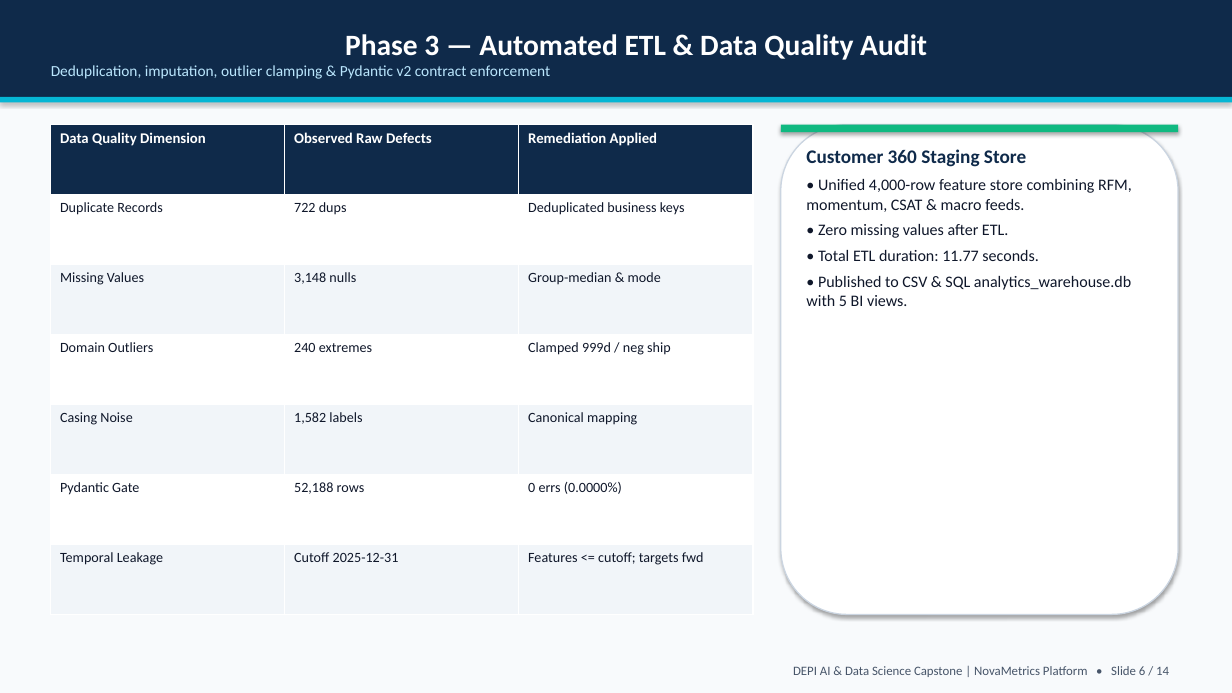
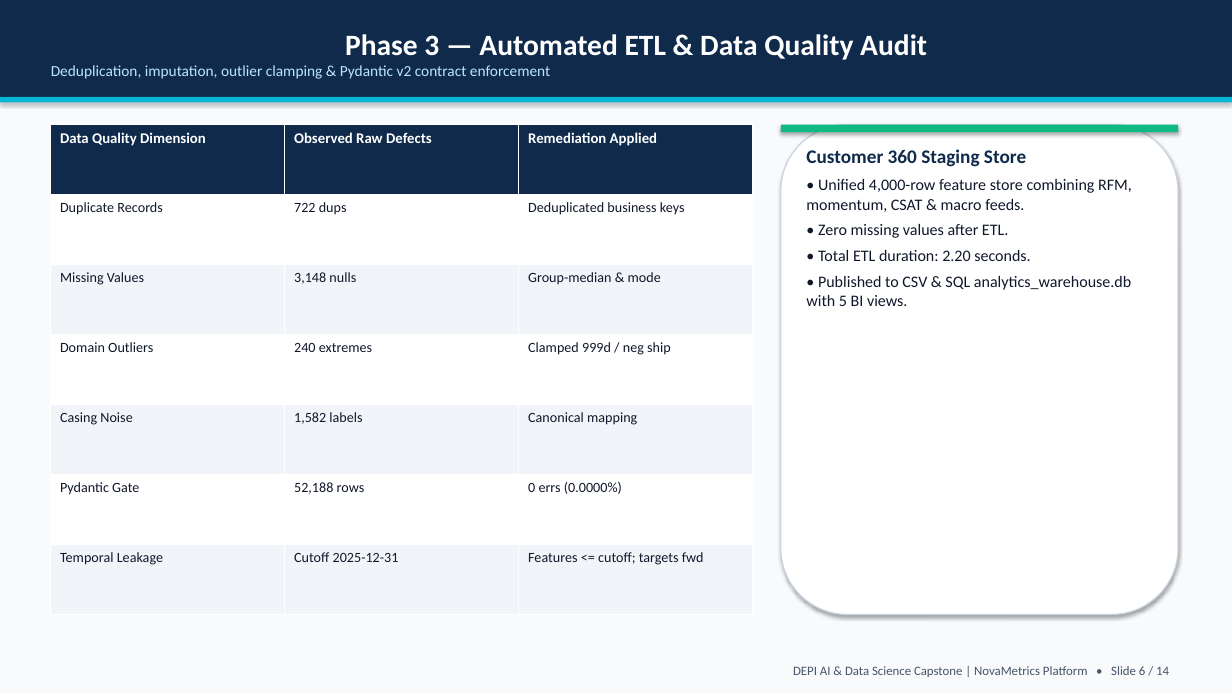
Before and after one commit to Jana-ctrl-s/end-to-end-business-analytics, a slide deck: slide 6 of docs/06_reports_and_presentation/Executive_Presentation.pptx. Drawn at 1232x693 pixels with LibreOffice and Linux fonts; fonts in the diff are those of the drawing. Boxes give left, top, right and bottom in pixels: in the first picture for what was removed or moved away, otherwise in the second. Text is boxed around its words. In the diff, an @@ line names an element or a change of style, - is before the commit and + after.

```diff
--- a/docs/06_reports_and_presentation/Executive_Presentation.pptx
+++ b/docs/06_reports_and_presentation/Executive_Presentation.pptx
@@ text at (x1=818, y1=250, x2=1030, y2=261): text changed @@
-• Total ETL duration: 11.77 seconds.
+• Total ETL duration: 2.20 seconds.
```
Also in this commit, not shown: 5 other slides changed, 17 other files.
